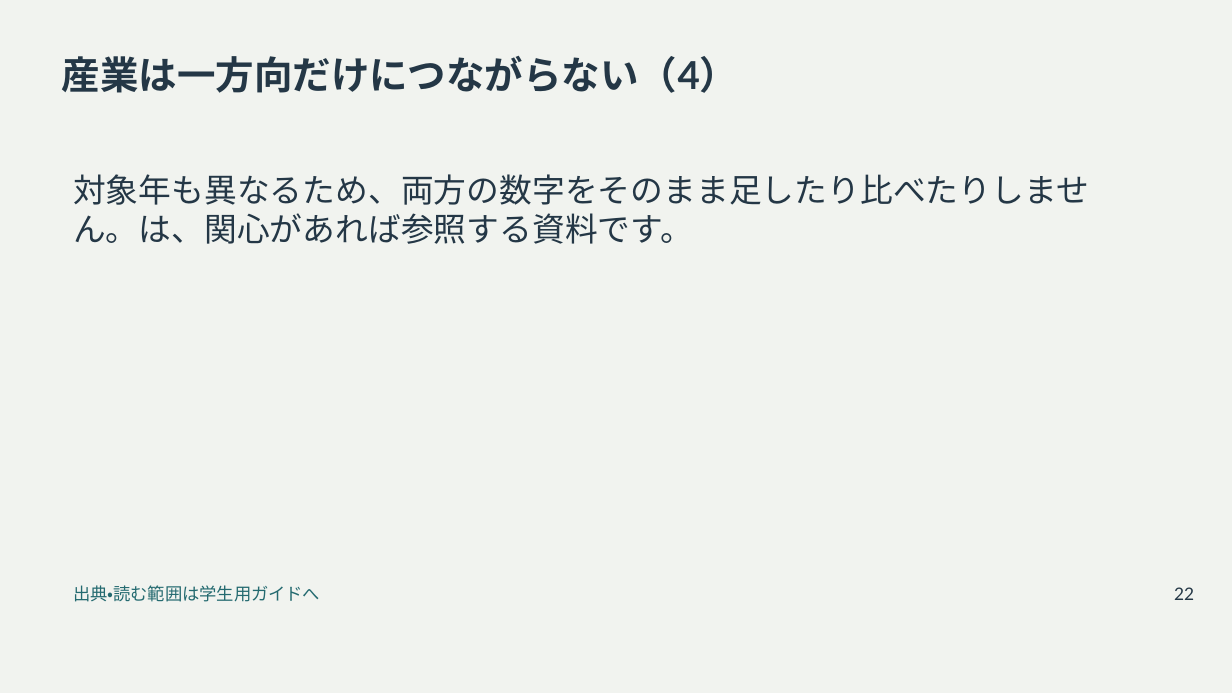
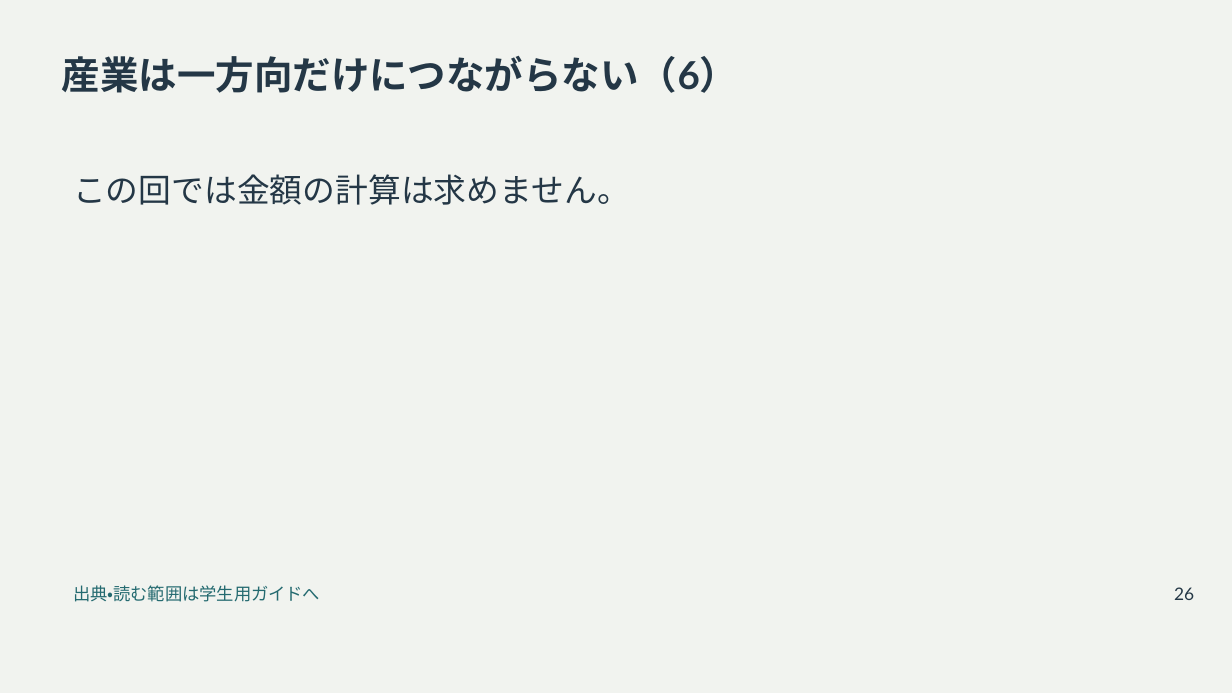
Before and after one commit to zooc-14calbp/industrial-education-ii, a slide deck: slide 26 of reorganized/20261105/main/01/slides.pptx (slide 22 before the commit). Drawn at 1232x693 pixels with LibreOffice and Linux fonts; fonts in the diff are those of the drawing. Boxes give left, top, right and bottom in pixels: in the first picture for what was removed or moved away, otherwise in the second. Text is boxed around its words. In the diff, an @@ line names an element or a change of style, - is before the commit and + after.

```diff
--- a/reorganized/20261105/main/01/slides.pptx
+++ b/reorganized/20261105/main/01/slides.pptx
@@ title at bbox=[62, 56, 739, 93]: text changed @@
-産業は一方向だけにつながらない（4）
+産業は一方向だけにつながらない（6）
@@ text at bbox=[73, 174, 630, 205]: text changed @@
-対象年も異なるため、両方の数字をそのまま足したり比べたりしません。は、関心があれば参照する資料です。
+この回では金額の計算は求めません。
@@ text at bbox=[1174, 587, 1194, 600]: text changed @@
-22
+26
```
Also in this commit, not shown: 46 other slides changed, 5 slides added, 18 other files.
